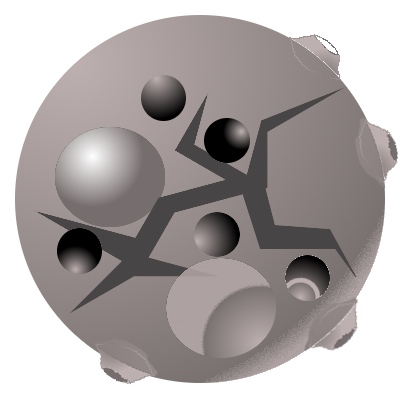
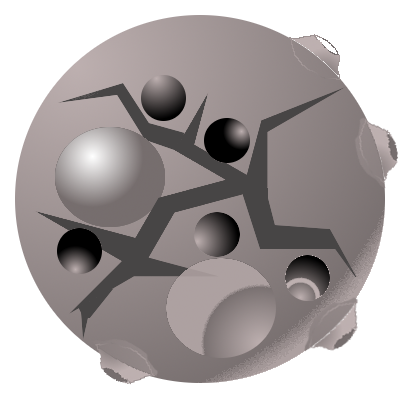
Before/after of a 400px x 400px layered artwork. What changed in the layer stack:
painted on "big_asteroid.png" over 58, 83, 268, 339
